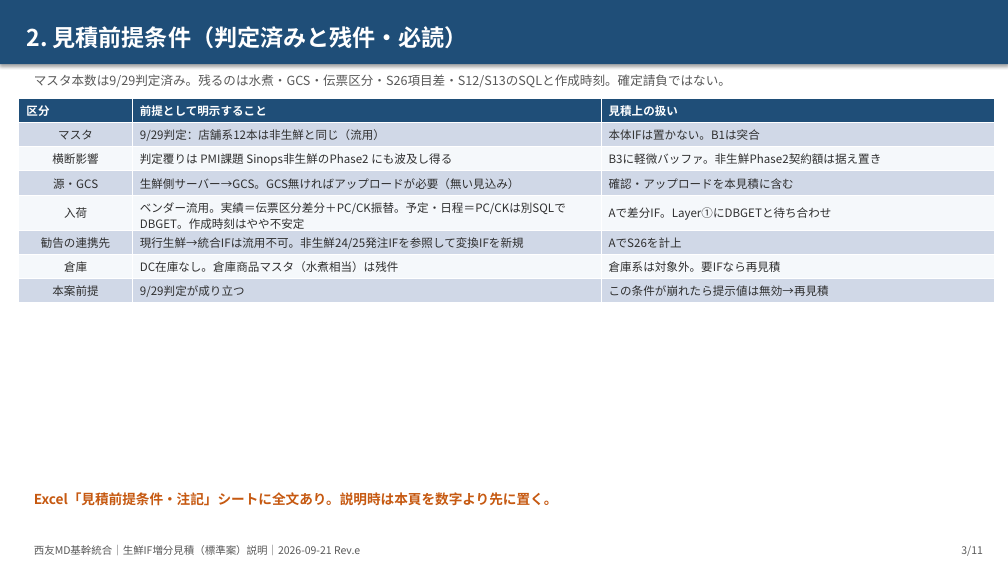
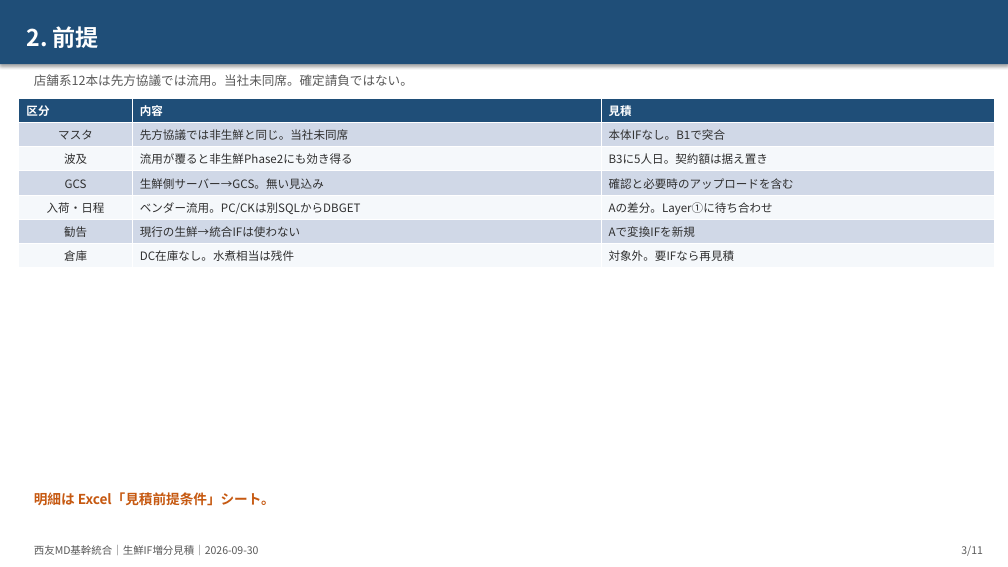
Before and after one commit to ZangPengshi-TREC/Zang_TreC, a slide deck: slide 3 of PMI/Sinops/phase2-detail-design/sources/20260921-生鮮IF増分見積/【説明】生鮮IF増分_標準案見積_リスク着眼_20260921.pptx. Drawn at 1008x567 pixels with LibreOffice and Linux fonts; fonts in the diff are those of the drawing. Boxes give left, top, right and bottom in pixels: in the first picture for what was removed or moved away, otherwise in the second. Text is boxed around its words. In the diff, an @@ line names an element or a change of style, - is before the commit and + after.

```diff
--- a/PMI/Sinops/phase2-detail-design/sources/20260921-生鮮IF増分見積/【説明】生鮮IF増分_標準案見積_リスク着眼_20260921.pptx
+++ b/PMI/Sinops/phase2-detail-design/sources/20260921-生鮮IF増分見積/【説明】生鮮IF増分_標準案見積_リスク着眼_20260921.pptx
@@ text in rectangle at <box>26,26,99,48</box>: text changed @@
-2. 見積前提条件（判定済みと残件・必読）
+2. 前提
@@ text at <box>34,74,413,86</box>: text changed @@
-マスタ本数は9/29判定済み。残るのは水煮・GCS・伝票区分・S26項目差・S12/S13のSQLと作成時刻。確定請負ではない。
+店舗系12本は先方協議では流用。当社未同席。確定請負ではない。
@@ table at <box>19,98,994,268</box> @@
-row 1: 区分 | 前提として明示すること | 見積上の扱い
-row 2: マスタ | 9/29判定：店舗系12本は非生鮮と同じ（流用） | 本体IFは置かない。B1は突合
-row 3: 横断影響 | 判定覆りは PMI課題 Sinops非生鮮のPhase2 にも波及し得る | B3に軽微バッファ。非生鮮Phase2契約額は据え置き
-row 4: 源・GCS | 生鮮側サーバー→GCS。GCS無ければアップロードが必要（無い見込み） | 確認・アップロードを本見積に含む
-row 5: 入荷 | ベンダー流用。実績＝伝票区分差分＋PC/CK振替。予定・日程＝PC/CKは別SQLでDBGET。作成時刻はやや不安定 | Aで差分IF。Layer①にDBGETと待ち合わせ
-row 6: 勧告の連携先 | 現行生鮮→統合IFは流用不可。非生鮮24/25発注IFを参照して変換IFを新規 | AでS26を計上
-row 7: 倉庫 | DC在庫なし。倉庫商品マスタ（水煮相当）は残件 | 倉庫系は対象外。要IFなら再見積
-row 8: 本案前提 | 9/29判定が成り立つ | この条件が崩れたら提示値は無効→再見積
+row 1: 区分 | 内容 | 見積
+row 2: マスタ | 先方協議では非生鮮と同じ。当社未同席 | 本体IFなし。B1で突合
+row 3: 波及 | 流用が覆ると非生鮮Phase2にも効き得る | B3に5人日。契約額は据え置き
+row 4: GCS | 生鮮側サーバー→GCS。無い見込み | 確認と必要時のアップロードを含む
+row 5: 入荷・日程 | ベンダー流用。PC/CKは別SQLからDBGET | Aの差分。Layer①に待ち合わせ
+row 6: 勧告 | 現行の生鮮→統合IFは使わない | Aで変換IFを新規
+row 7: 倉庫 | DC在庫なし。水煮相当は残件 | 対象外。要IFなら再見積
@@ text at <box>34,492,275,506</box>: text changed @@
-Excel「見積前提条件・注記」シートに全文あり。説明時は本頁を数字より先に置く。
+明細は Excel「見積前提条件」シート。
@@ text at <box>34,545,259,555</box>: text changed @@
-西友MD基幹統合｜生鮮IF増分見積（標準案）説明｜2026-09-21 Rev.e
+西友MD基幹統合｜生鮮IF増分見積｜2026-09-30
```
Also in this commit, not shown: 10 other slides changed, 17 other files.
